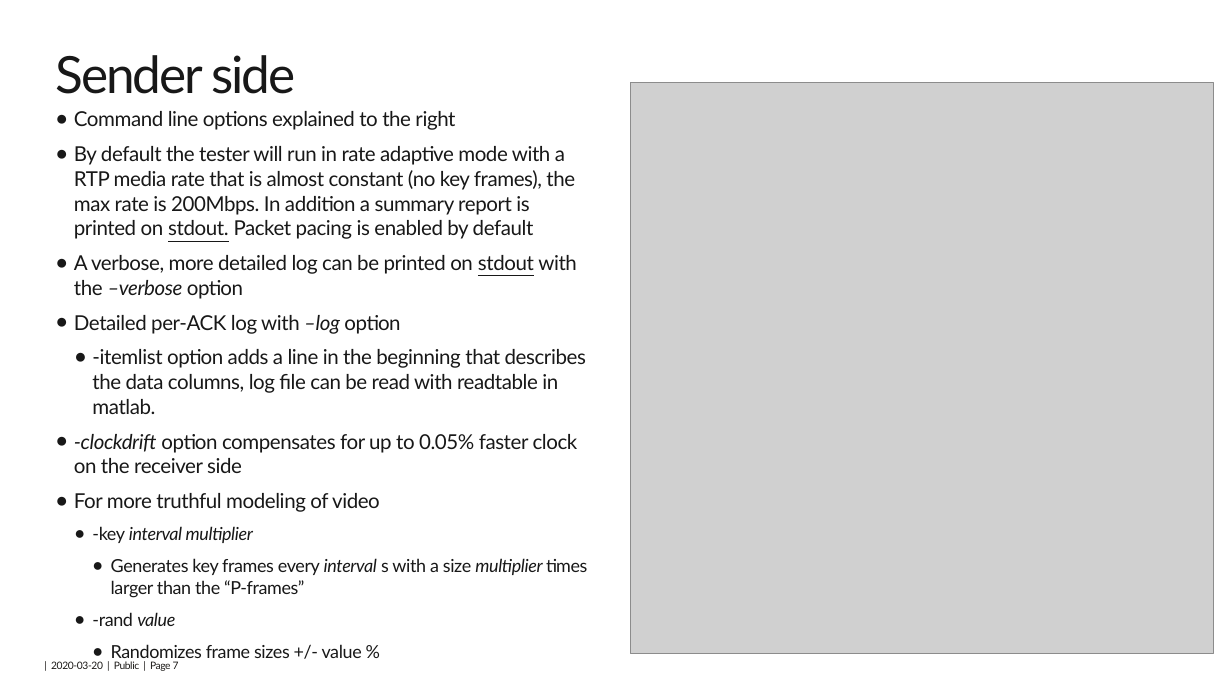
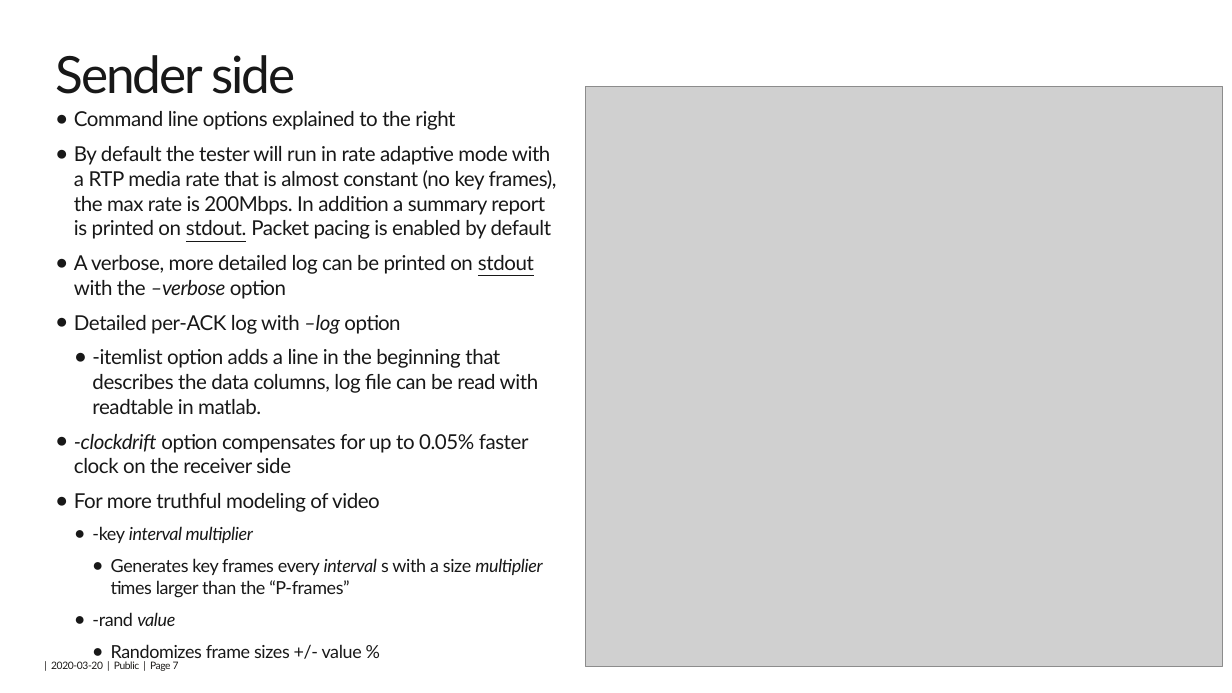
Before and after one commit to 5G-VCA-CC/scream, a slide deck: slide 7 of code/bw-test-tool/SCReAM-BW-test-tool.pptx. Drawn at 1232x693 pixels with LibreOffice and Linux fonts; fonts in the diff are those of the drawing; grey boxes stand for pictures; background and template pictures are left out. Boxes give left, top, right and bottom in pixels: in the first picture for what was removed or moved away, otherwise in the second. Text is boxed around its words. In the diff, an @@ line names an element or a change of style, - is before the commit and + after.

Commit message:
Added -if option to specify interface

```diff
--- a/code/bw-test-tool/SCReAM-BW-test-tool.pptx
+++ b/code/bw-test-tool/SCReAM-BW-test-tool.pptx
@@ picture: place and size @@
-picture at (630,82,1214,654)
+picture at (586,86,1224,666)
@@ text "Command line options explained to ..." rewrapped from (74,111,587,658) to (74,111,557,658) @@
```
Also in this commit, not shown: 2 other slides changed, 2 other files.
